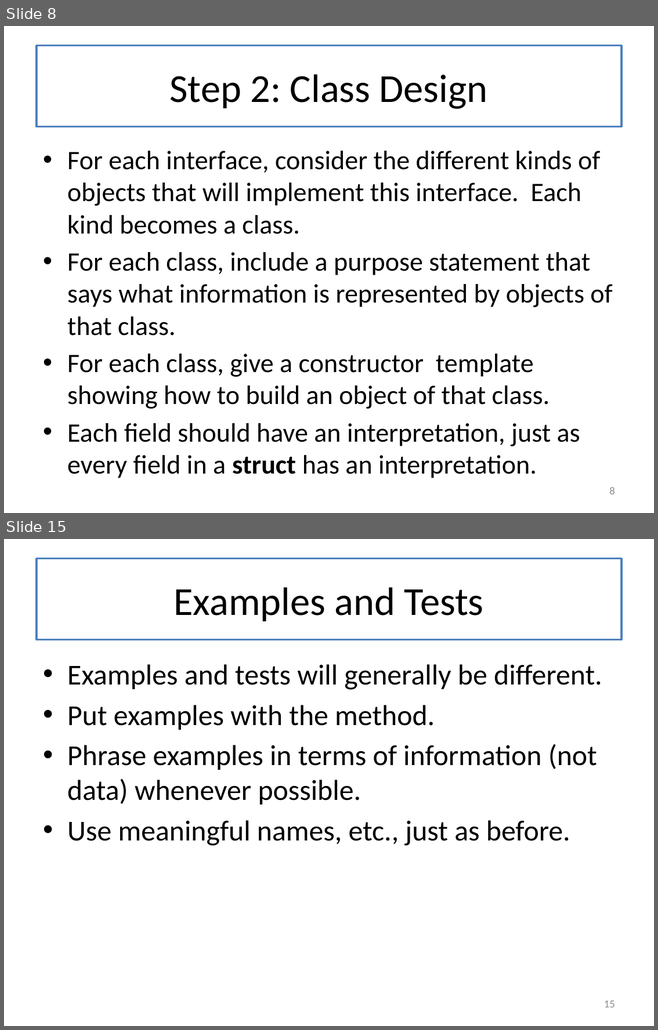
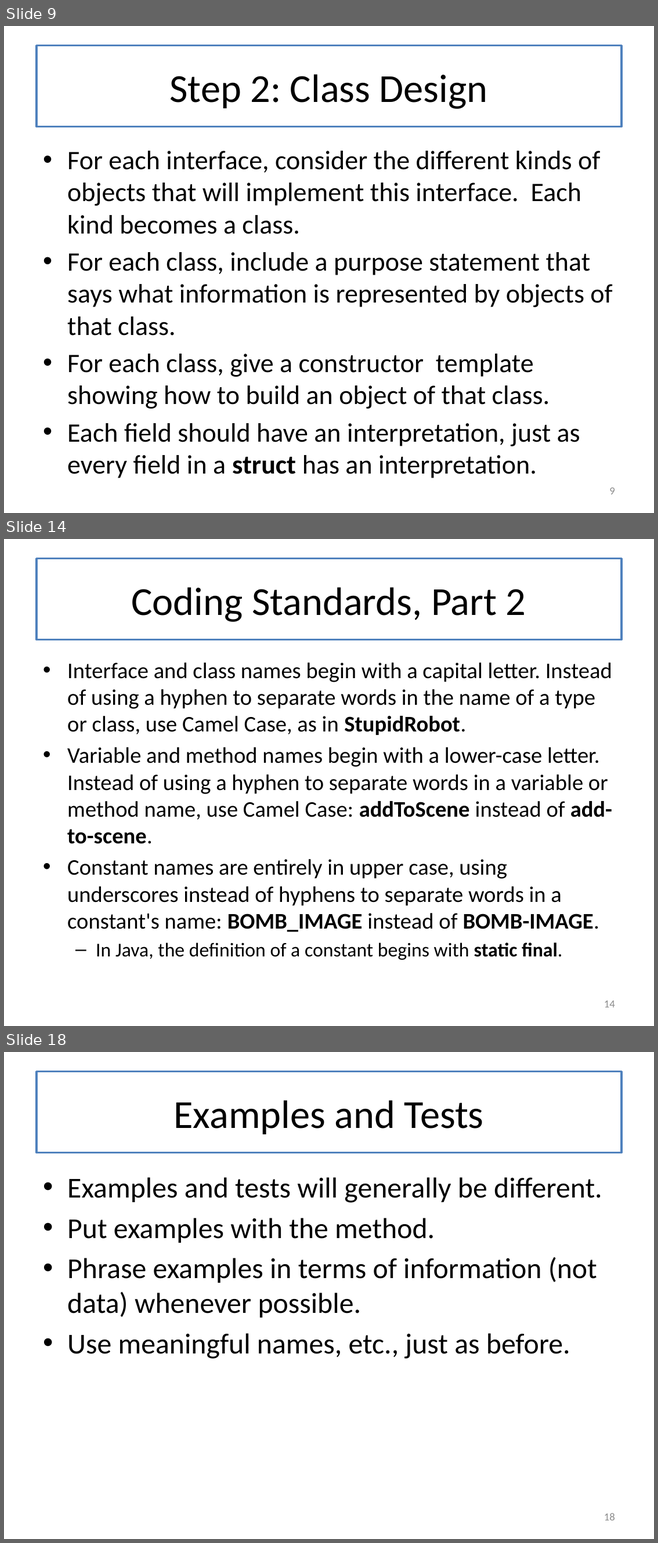
Before and after one commit to mwand/cs5010f17, a slide deck: Slides/Lesson 9.5 The Design Recipe Using Classes.pptx. Shown one above the other, each under a label of ours: slides 8 and 15 before the commit, slides 9, 14 and 18 after it; the slides between them are not shown. The pictures are 658x1030 and 658x1543 pixels, drawn with LibreOffice and Linux fonts; fonts in the diff are those of the drawing. Boxes give left, top, right and bottom in pixels: in the first picture for what was removed or moved away, otherwise in the second. Text is boxed around its words. In the diff, an @@ line names an element or a change of style, - is before the commit and + after.

```diff
--- a/Slides/Lesson 9.5 The Design Recipe Using Classes.pptx
+++ b/Slides/Lesson 9.5 The Design Recipe Using Classes.pptx
@@ slide 14 added at [4, 539, 654, 1026], background #FFFFFF @@
@@ title added at [36, 559, 621, 640], fill #FFFFFF, outline #4F81BD 2.25 pt, 44 pt, text #000000 @@
+Coding Standards, Part 2
@@ text added at [67, 663, 612, 960], 24.8 pt, text #000000 @@
+• Interface and class names begin with a capital letter. Instead of using a hyphen to separate words in the name of a type or class, use Camel Case, as in StupidRobot.
+• Variable and method names begin with a lower-case letter. Instead of using a hyphen to separate words in a variable or method name, use Camel Case: addToScene instead of add-to-scene.
+• Constant names are entirely in upper case, using underscores instead of hyphens to separate words in a constant's name: BOMB_IMAGE instead of BOMB-IMAGE.
+  – In Java, the definition of a constant begins with static final.
@@ page number added at [604, 1001, 615, 1008], 12 pt, text #8C8C8C @@
+14
@@ what was slide 8 is now slide 9 @@
@@ page number at [609, 488, 614, 495]: text changed @@
-8
+9
@@ what was slide 15 is now slide 18 @@
@@ page number at [604, 1513, 615, 1521]: text changed @@
-15
+18
```
Also in this commit, not shown: 14 slides changed, 4 other slides added, 54 other files.
